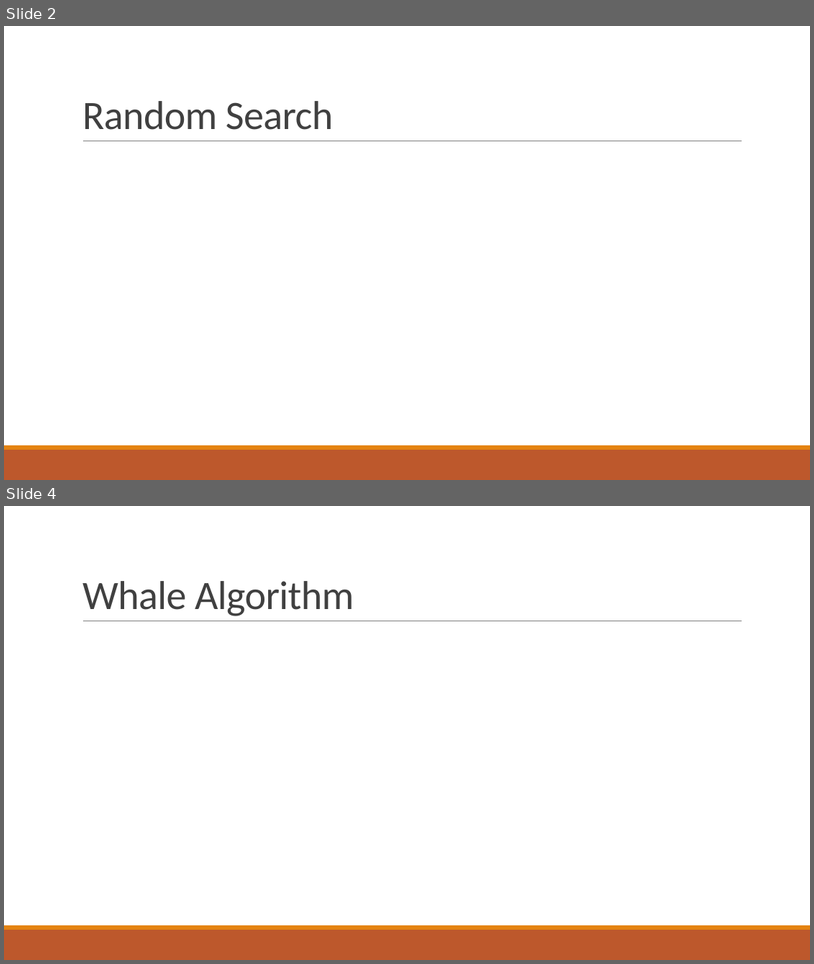
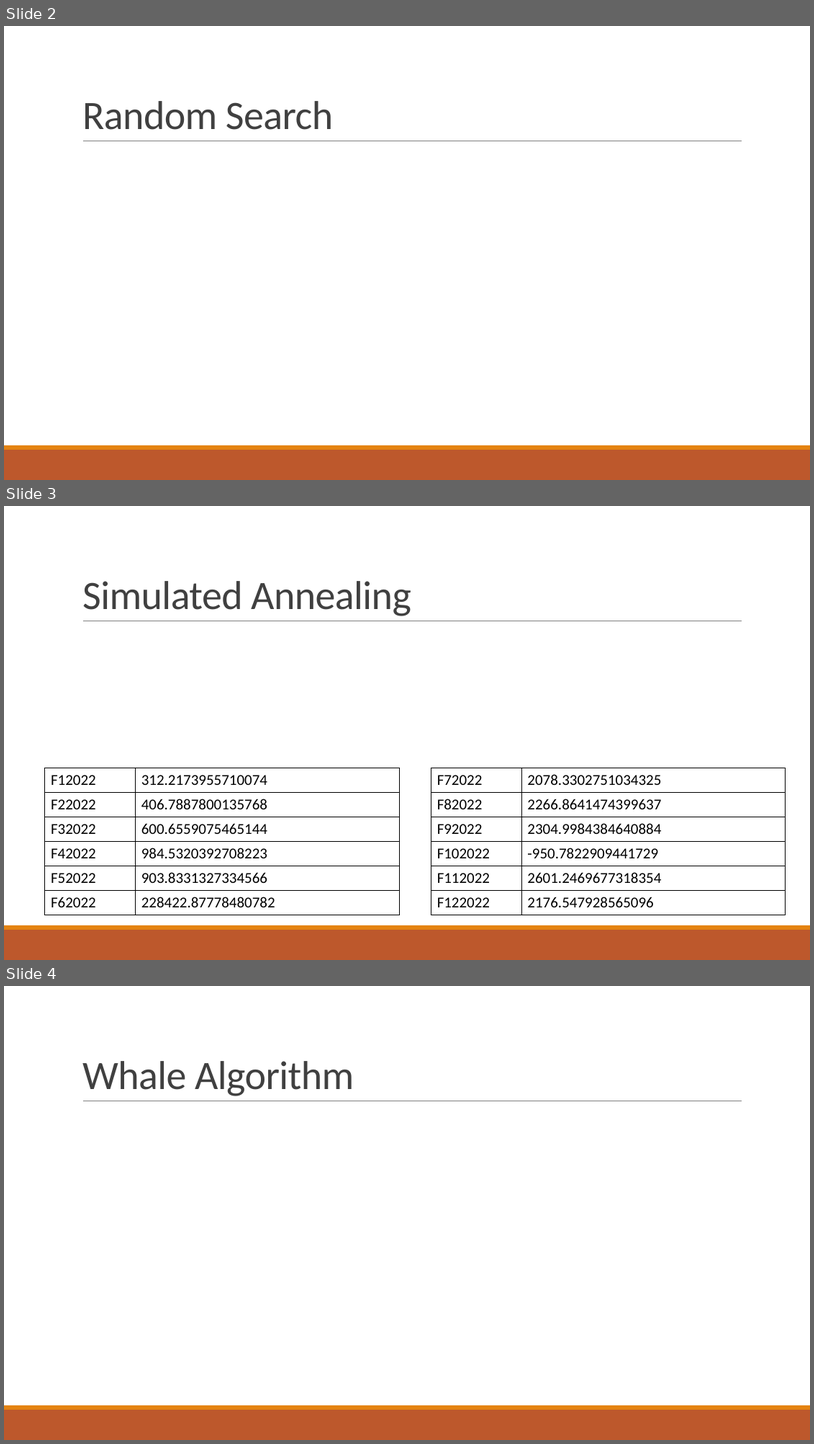
Before and after one commit to t1k3i/aahrp, a slide deck: ASSIGNMENT_5.pptx. Shown one above the other, each under a label of ours: slides 2 and 4 before the commit, slides 2, 3 and 4 after it; the slides between them are not shown. The pictures are 814x964 and 814x1444 pixels, drawn with LibreOffice and Linux fonts; fonts in the diff are those of the drawing; grey boxes stand for pictures. Boxes give left, top, right and bottom in pixels: in the first picture for what was removed or moved away, otherwise in the second. Text is boxed around its words. In the diff, an @@ line names an element or a change of style, - is before the commit and + after.

```diff
--- a/ASSIGNMENT_5.pptx
+++ b/ASSIGNMENT_5.pptx
@@ slide 3 added at (4, 506, 810, 960), background #FFFFFF; not listed: 3 template elements that a slide beside it also shows @@
@@ title added at (82, 581, 412, 616), 48 pt, text #404040 @@
+Simulated Annealing
@@ table added at (44, 768, 399, 913), 6 rows, 2 columns @@
+F12022 | 312.2173955710074
+F22022 | 406.7887800135768
+F32022 | 600.6559075465144
+F42022 | 984.5320392708223
+F52022 | 903.8331327334566
+F62022 | 228422.87778480782
@@ table added at (431, 768, 786, 913), 6 rows, 2 columns @@
+F72022 | 2078.3302751034325
+F82022 | 2266.8641474399637
+F92022 | 2304.9984384640884
+F102022 | -950.7822909441729
+F112022 | 2601.2469677318354
+F122022 | 2176.547928565096
```
Also in this commit, not shown: 1 slide changed, 1 slide removed, 4 other files.
